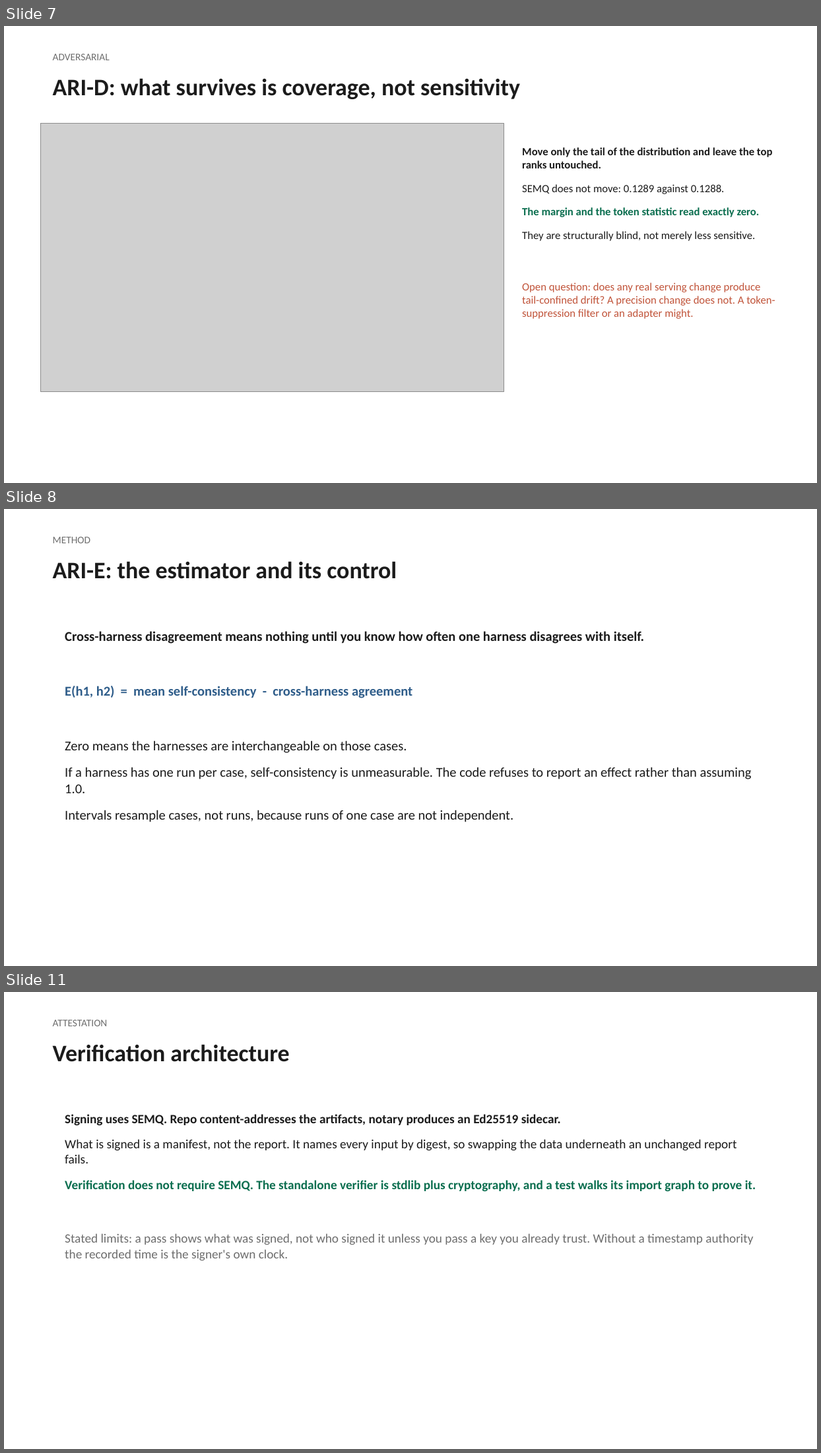
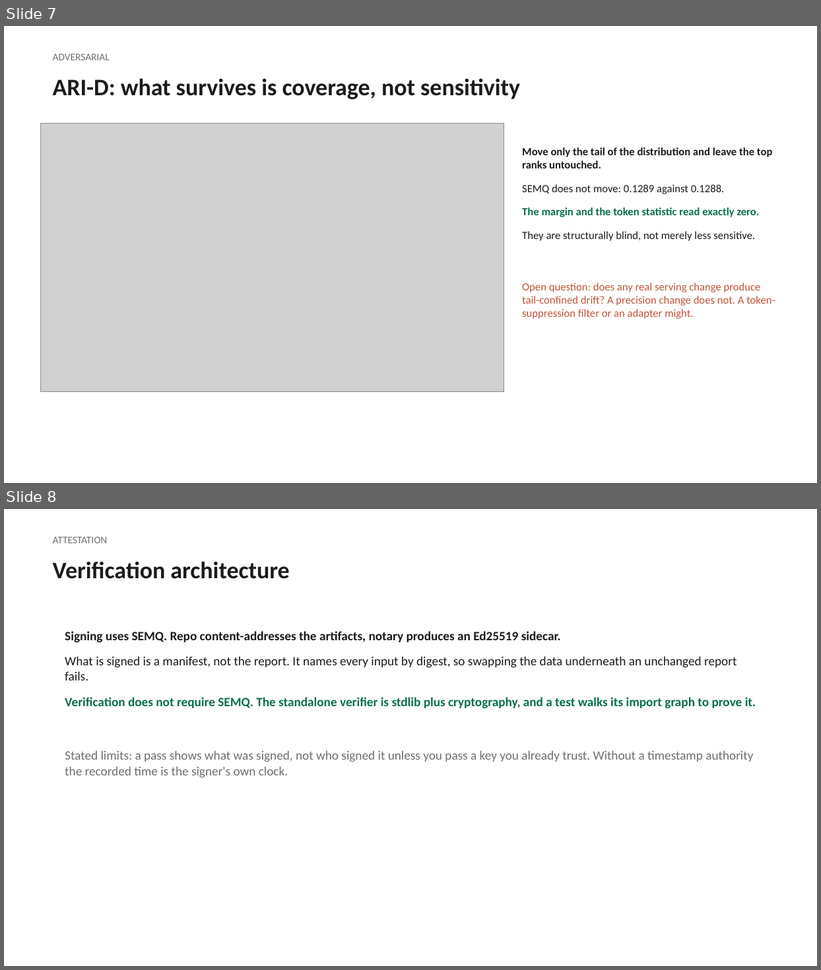
Before and after one commit to The-SEMQ-Group/semq-ari-benchmark, a slide deck: docs/deck/ari-technical.pptx. Shown one above the other, each under a label of ours: slides 7, 8 and 11 before the commit, slides 7 and 8 after it; the slides between them are not shown. The pictures are 821x1453 and 821x970 pixels, drawn with LibreOffice and Linux fonts; fonts in the diff are those of the drawing; grey boxes stand for pictures. Boxes give left, top, right and bottom in pixels: in the first picture for what was removed or moved away, otherwise in the second. Text is boxed around its words. In the diff, an @@ line names an element or a change of style, - is before the commit and + after.

```diff
--- a/docs/deck/ari-technical.pptx
+++ b/docs/deck/ari-technical.pptx
@@ slide 8 removed at [4,509,817,966], background #FFFFFF @@
@@ text removed at [53,537,90,543] @@
-METHOD
@@ text removed at [53,561,397,579] @@
-ARI-E: the estimator and its control
@@ text removed at [65,631,752,823] @@
-Cross-harness disagreement means nothing until you know how often one harness disagrees with itself.
-E(h1, h2) = mean self-consistency - cross-harness agreement
-Zero means the harnesses are interchangeable on those cases.
-If a harness has one run per case, self-consistency is unmeasurable. The code refuses to report an effect rather than assuming 1.0.
-Intervals resample cases, not runs, because runs of one case are not independent.
@@ what was slide 11 is now slide 8 @@
```
Also in this commit, not shown: 2 other slides removed, 29 other files.
